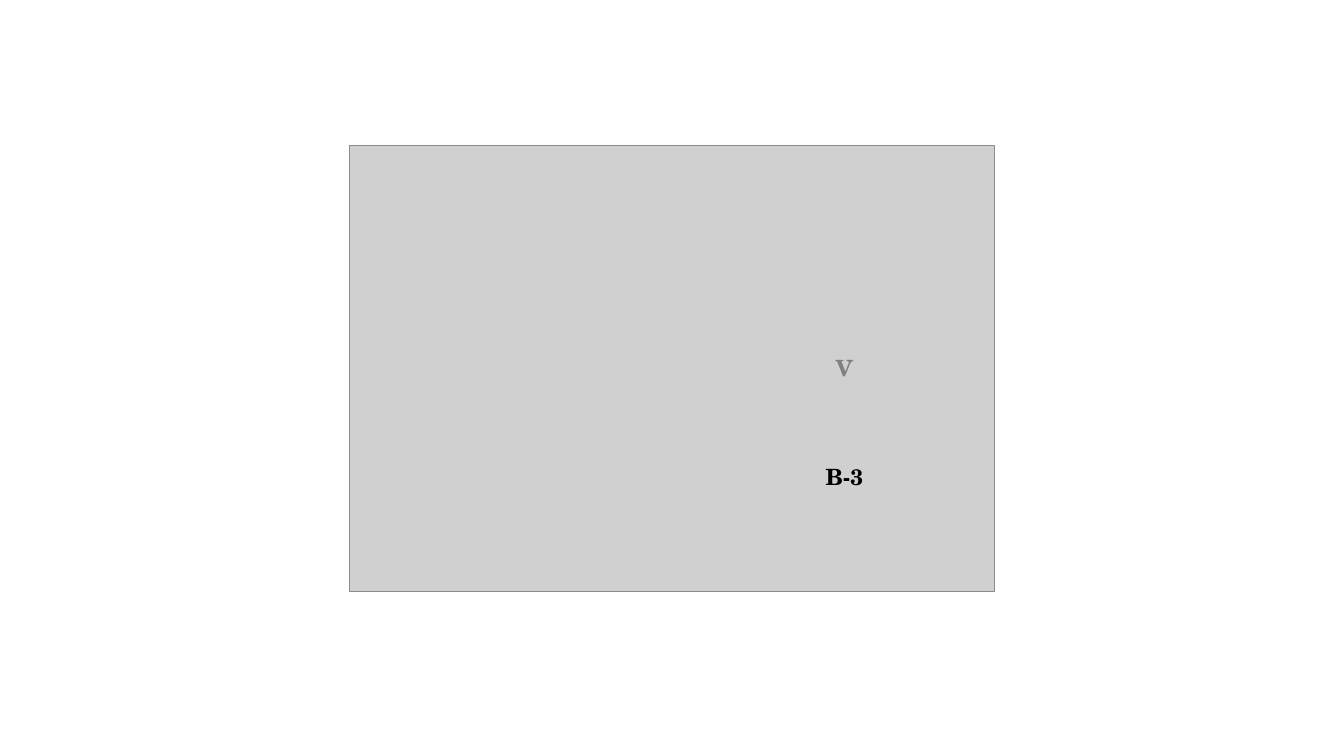
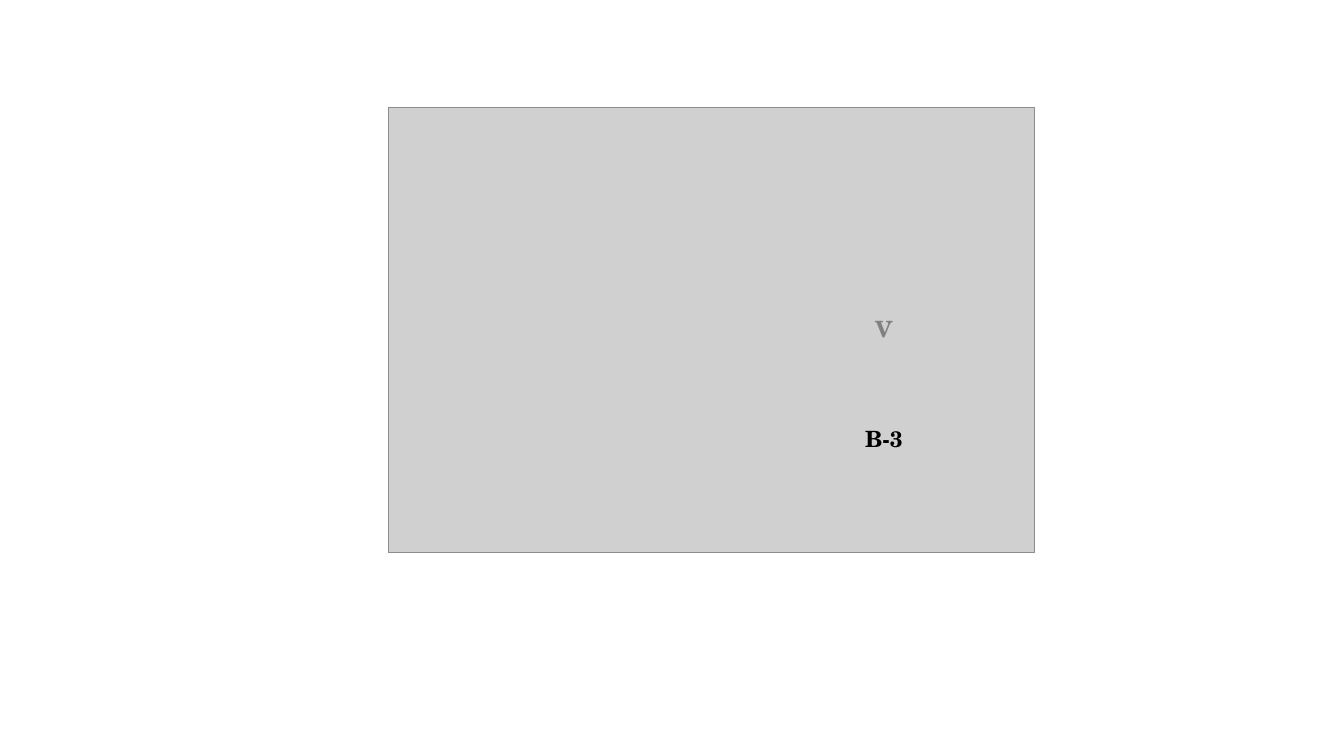
Before and after one commit to cao-jacky/degree_level3, a slide deck: slide 1 of laboratory_project/report/intro/typeia.pptx. Drawn at 1344x756 pixels with LibreOffice and Linux fonts; fonts in the diff are those of the drawing; grey boxes stand for pictures. Boxes give left, top, right and bottom in pixels: in the first picture for what was removed or moved away, otherwise in the second. Text is boxed around its words. In the diff, an @@ line names an element or a change of style, - is before the commit and + after.

```diff
--- a/laboratory_project/report/intro/typeia.pptx
+++ b/laboratory_project/report/intro/typeia.pptx
@@ 2 texts, 1 picture: place and size @@
-2 texts, 1 picture at box(350, 146, 995, 593)
+2 texts, 1 picture at box(389, 107, 1034, 553)
```
Also in this commit, not shown: 20 other files.
